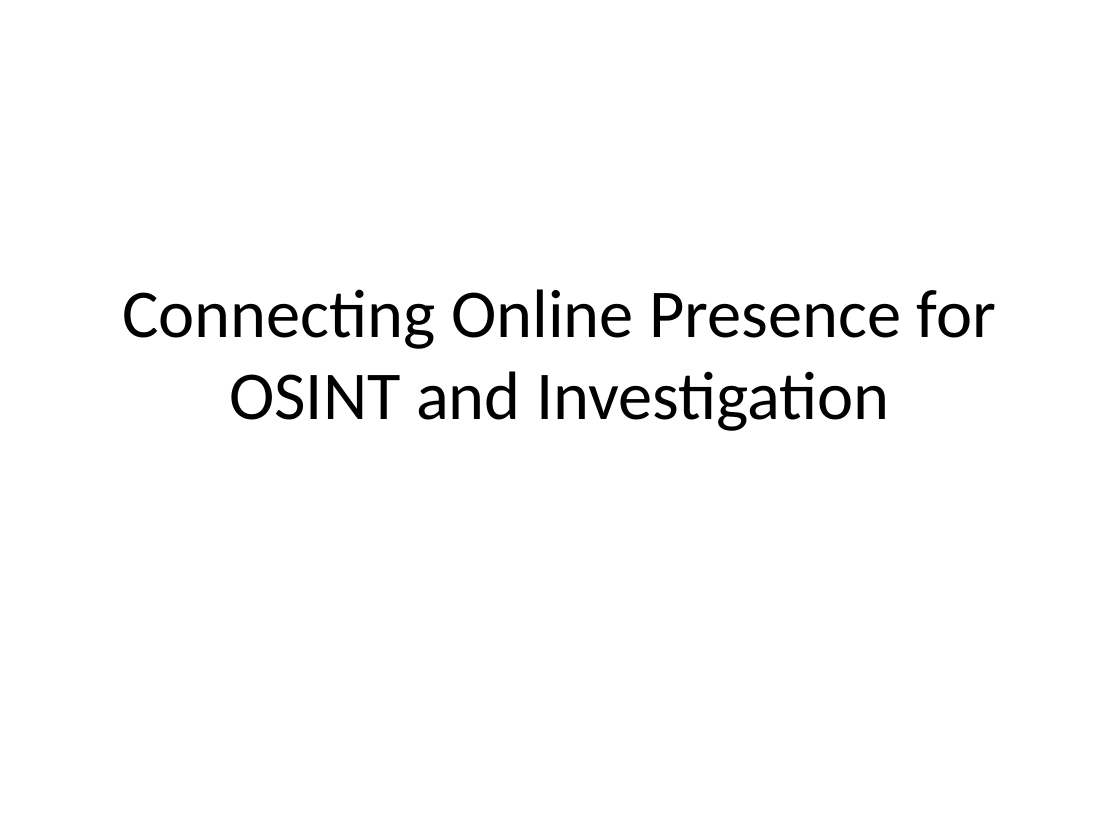
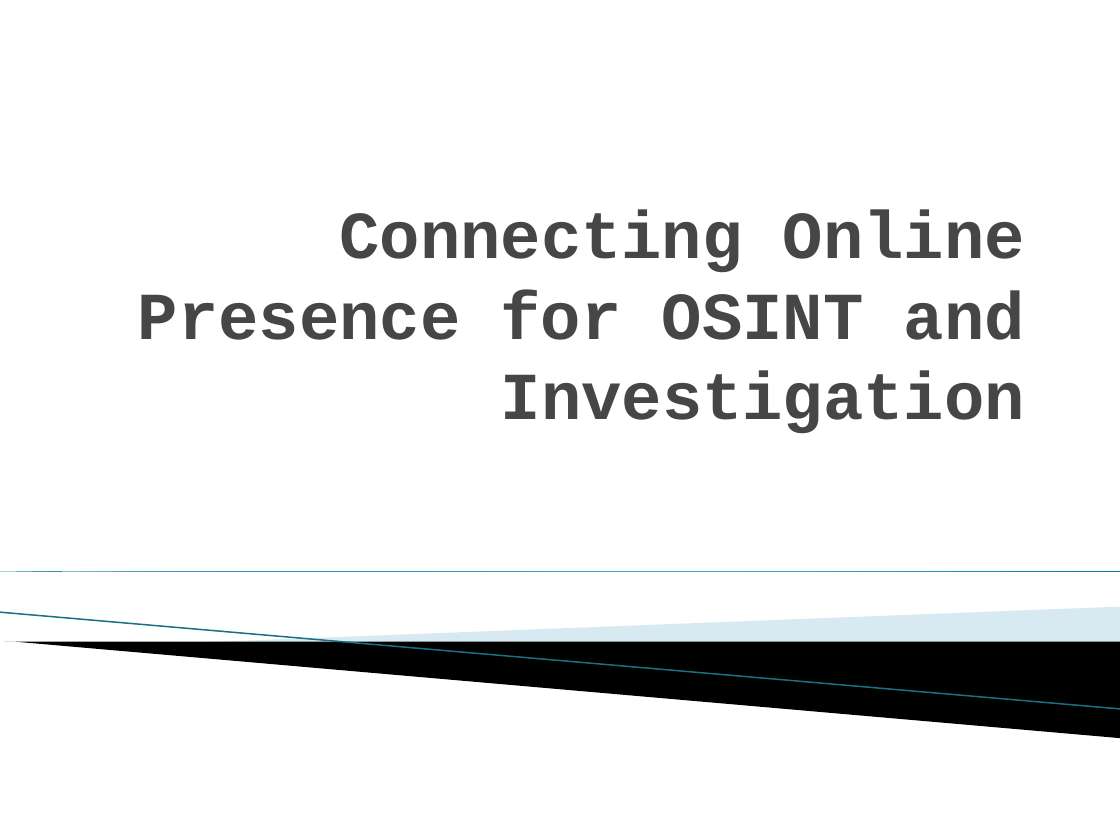
Before and after one commit to vinyaspai98/IndiaPloiceHackathon, a slide deck: slide 1 of Pranath/final ppt iph.pptx. Drawn at 1120x840 pixels with LibreOffice and Linux fonts; fonts in the diff are those of the drawing; background and template pictures are left out. Boxes give left, top, right and bottom in pixels: in the first picture for what was removed or moved away, otherwise in the second. Text is boxed around its words. In the diff, an @@ line names an element or a change of style, - is before the commit and + after.

```diff
--- a/Pranath/final ppt iph.pptx
+++ b/Pranath/final ppt iph.pptx
@@ title "Connecting Online Presence for OSINT ...": place and size @@
-title "Connecting Online Presence for OSINT ..." at box(122, 289, 996, 431)
+title "Connecting Online Presence for OSINT ..." at box(138, 210, 1025, 434)
@@ title "Connecting Online Presence for OSINT ..." at box(138, 210, 1025, 434): size 44 to 43.2 pt, font Calibri to Courier New, text colour #000000 to #464646, bold on; alignment centre to right; vertical alignment middle to bottom @@
@@ right triangle added at box(0, 571, 1120, 571), fill gradient #007896 to #4CBBDF @@
@@ line added from (0, 613) to (1120, 709), #97C5D8 0.95 pt @@
@@ freeform shape added at box(207, 607, 1120, 666), fill #A0CBDC at 40% opacity @@
@@ freeform shape added at box(4, 642, 1120, 738), fill #000000 @@
```
Also in this commit, not shown: 3 other slides changed, 3 slides added, 2 slides removed.
